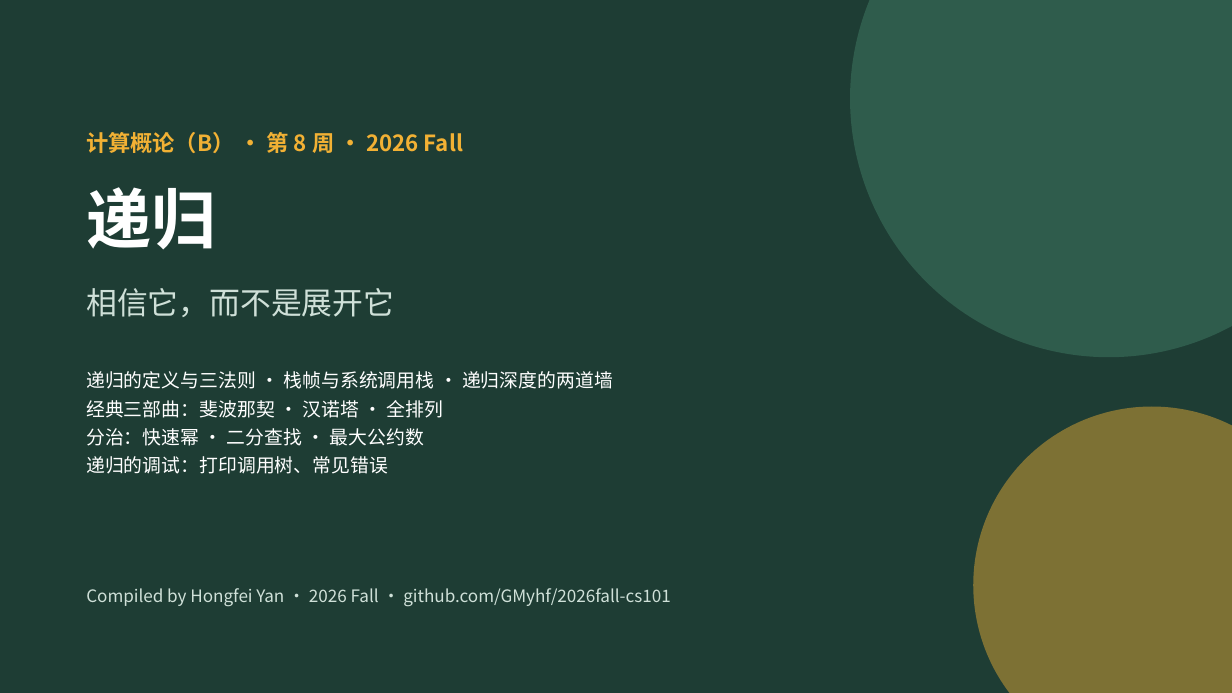
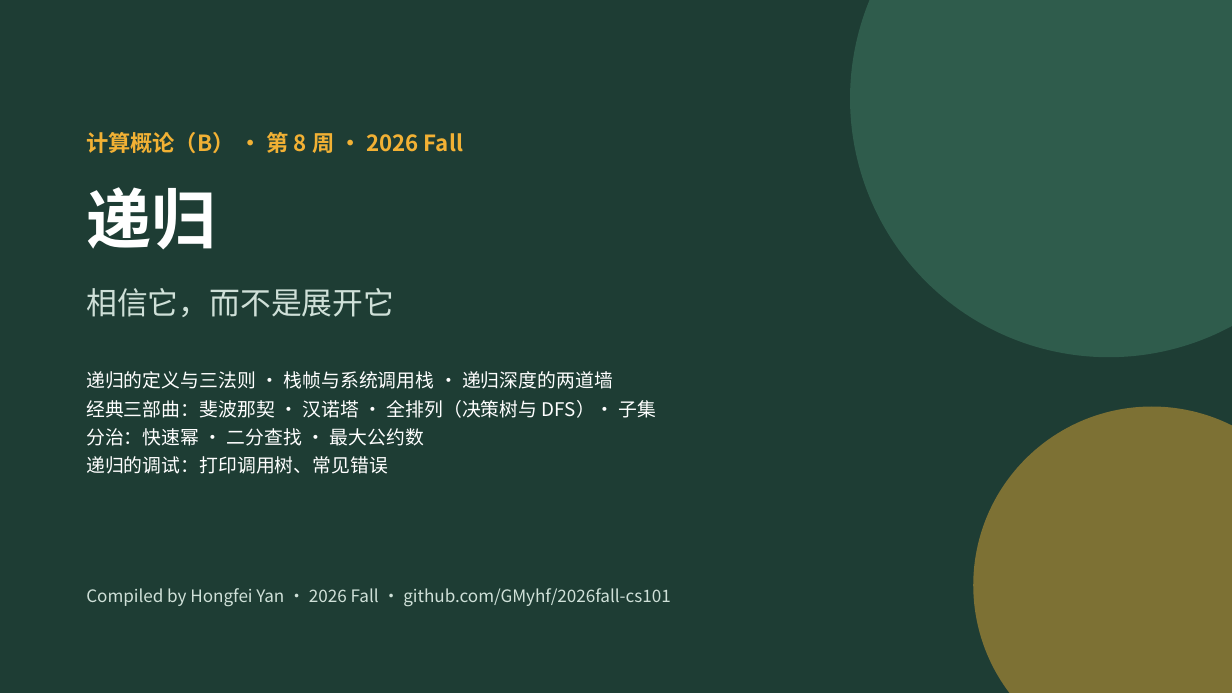
Before and after one commit to GMyhf/2026fall-cs101, a slide deck: slide 1 of courseware/202610_ADS_W08_Recursion.pptx. Drawn at 1232x693 pixels with LibreOffice and Linux fonts; fonts in the diff are those of the drawing. Boxes give left, top, right and bottom in pixels: in the first picture for what was removed or moved away, otherwise in the second. Text is boxed around its words. In the diff, an @@ line names an element or a change of style, - is before the commit and + after.

```diff
--- a/courseware/202610_ADS_W08_Recursion.pptx
+++ b/courseware/202610_ADS_W08_Recursion.pptx
@@ text at box(86, 400, 656, 418): text changed @@
-经典三部曲：斐波那契 · 汉诺塔 · 全排列
+经典三部曲：斐波那契 · 汉诺塔 · 全排列（决策树与 DFS）· 子集
```
Also in this commit, not shown: 16 other slides changed, 6 slides added, 9 other files.
